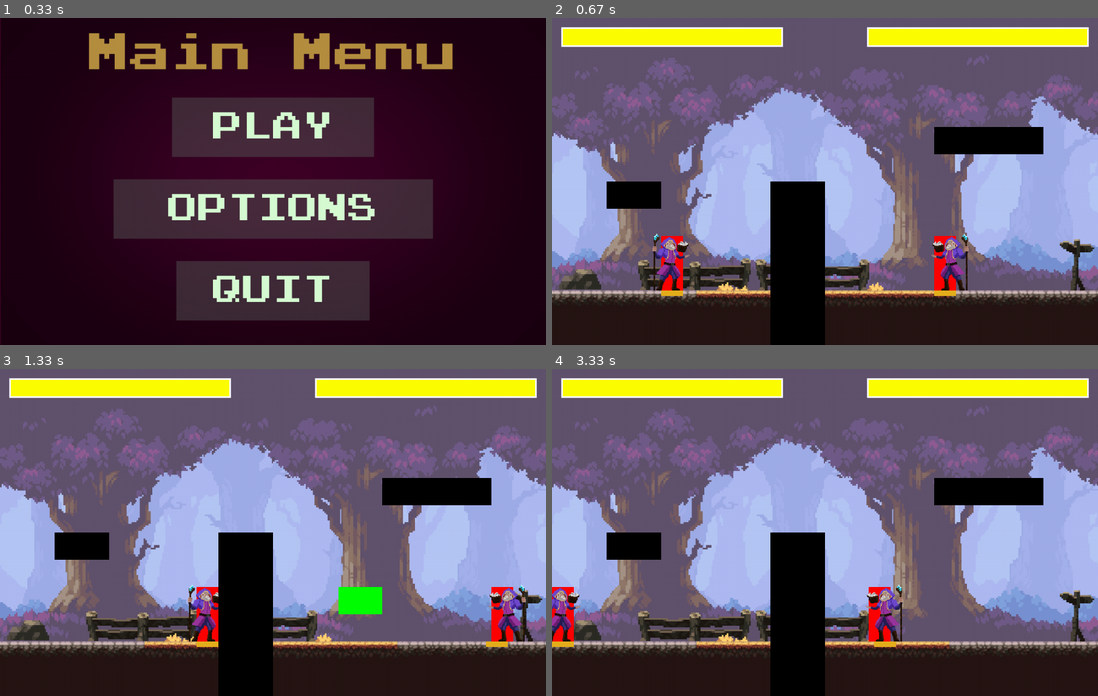
Above: before the commit, frames 1-4 (two rows, left to right).
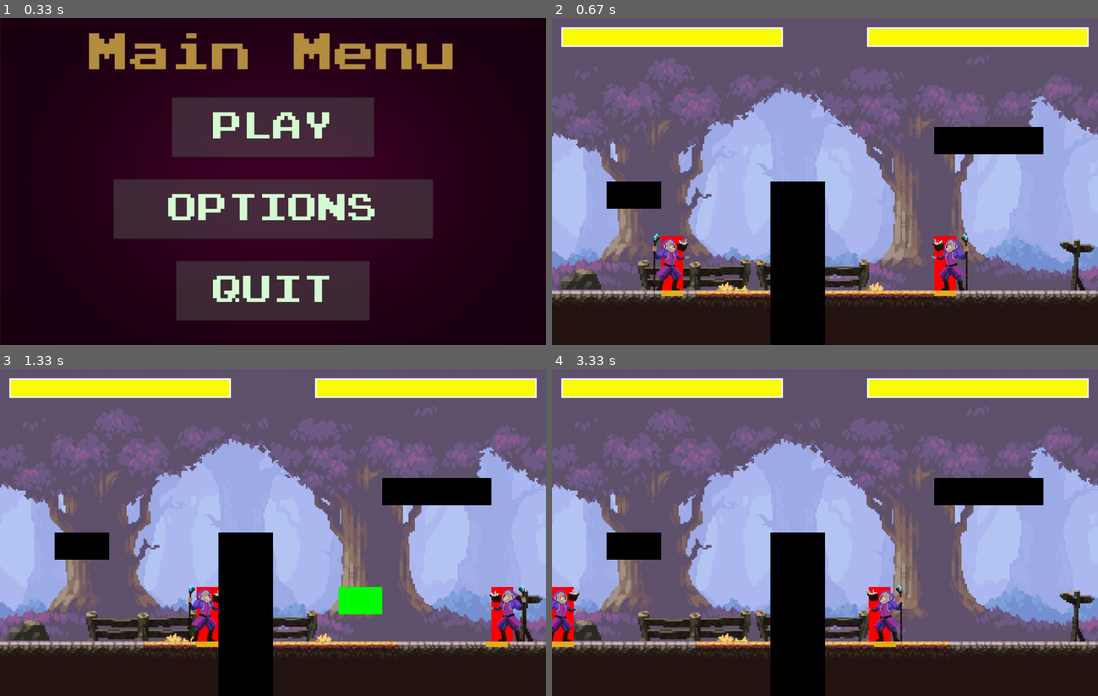
Above: after the commit, the same moments.

Repository: michaelc445/street-fighter-pygame
Game: pygame game, started from game/main.py
Two runs of this game, one before a commit and one after it. Both use one fixed random seed, a clock stepped at 60 frames per second and the inputs below.
Inputs:
- Up to frame 1 (0.33 s): no input
- Up to frame 2 (0.67 s): click "PLAY" at 0.38 s
- Up to frame 3 (1.33 s): tap T at 0.67 s; hold Right from 1 s (still down); hold D from 1 s (still down)
- Up to frame 4 (3.33 s): release Right at 1.47 s; release D at 1.47 s; hold Up 1.5-1.8 s; hold W 1.5-1.8 s; tap T at 1.65 s; hold Left 2.33-2.87 s; hold A 2.33-2.87 s; hold Left from 3.23 s (still down); hold A from 3.23 s (still down)

Frame 1 is identical in both runs. In frame 2, 0.5% of the frame differs, in the area x 18-77%, y 66-83%; in frame 3, 0.3%; in frame 4, 0.6%, in the area x 0-65%, y 66-83%.

Commit message:
added idle animation for wizard

Diff:
--- a/game/fighter.py
+++ b/game/fighter.py
@@ -8,7 +8,9 @@
         self.sizeY = data[1]
         self.scale = data[2]
         self.offset = data[3]
+        self.animationSteps = animationSteps
         self.animationList = self.loadImages(spriteSheet, animationSteps)
+        #self.animationList = self.loadImages(spriteSheet, 5)
         self.updateFrame = pygame.time.get_ticks()
         self.action = 0# 0=idle, 1=attack1, 2=attack2, 3=dying, 4=running, 5=jumping, 6=falling, 7=hit
         self.frame = 0
@@ -90,11 +92,21 @@
                     self.projectiles.remove(projectile)
 
 
+
     def frameUpdate(self):
-        animationTime = 500
+        animationTime = 150
+        print(self.animationSteps[self.action])
+        if self.frame >= self.animationSteps[self.action]:
+            self.frame = 0
         self.img = self.animationList[self.action][self.frame]
-
-        #if pygame.time.get_ticks() -
+        print("frame update run")
+        print(pygame.time.get_ticks()- self.updateFrame)
+        print(animationTime)
+
+        if pygame.time.get_ticks() - self.updateFrame > animationTime:
+            self.frame += 1
+            self.updateFrame = pygame.time.get_ticks()
+            print("frame updated")
     def attack(self, surface, target):
             # self.attacking = True
             if self.attack_type == 1:
--- a/game/main.py
+++ b/game/main.py
@@ -82,9 +82,15 @@
         fighter_1.move(SCREEN_WIDTH, SCREEN_HEIGHT, screen, fighter_2, obstacles)
         fighter_2.move(SCREEN_WIDTH, SCREEN_HEIGHT, screen, fighter_1, obstacles)
 
+        # update frames
+        fighter_1.frameUpdate()
+        fighter_2.frameUpdate()
+
         # draw fighters
         fighter_1.draw(screen)
         fighter_2.draw(screen)
+
+
 
         # draw obstacles
         for obstacle in obstacles:
@@ -507,7 +513,7 @@
     #wizardSheet = pygame.image.load("assets/wizard_spritesheet.png").convert_alpha()
     wizardSheet = pygame.image.load("assets/wizard pack/Idle.png").convert_alpha()
 
-    #wizardAnimationSteps = [5, 7, 7, 6, 7, 1, 1, 3]
+    wizardAnimationSteps = [5, 7, 7, 6, 7, 1, 1, 3]
     wizardAnimationSteps = [5]
     # define fighter variables
     wizardSheetX = 231
@@ -517,10 +523,14 @@
     wizardData = [wizardSheetX,wizardSheetY,wizardScale, wizardOffset]
 
 
+
     # create fighters
     fighter_1 = Fighter(1, 200, 310, 40, 100, False, punch_fx, projectile_fx, hit_fx, wizardData, wizardSheet, wizardAnimationSteps)
     fighter_2 = Fighter(2, 700, 310, 40, 100, True, punch_fx, projectile_fx, hit_fx, wizardData,wizardSheet, wizardAnimationSteps)
 
+    # animate fighters
+    # fighter_1.frameUpdate()
+    # fighter_2.frameUpdate()
     # create obstacles
     obstacle_1 = Obstacle(400, 300, 100, 300)
     obstacle_2 = Obstacle(700, 200, 200, 50)
